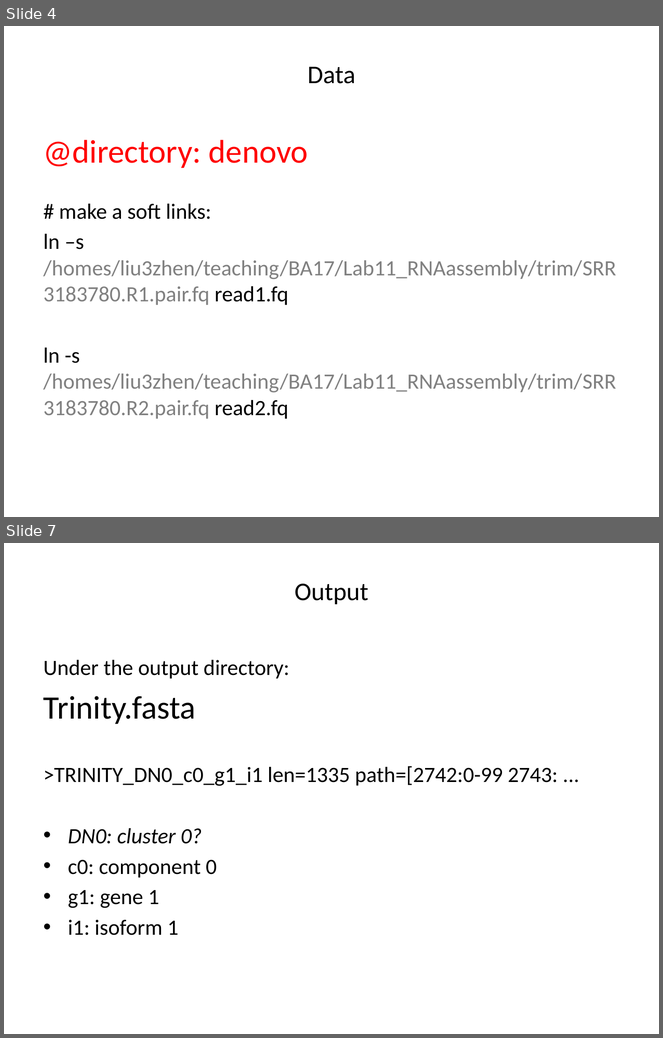
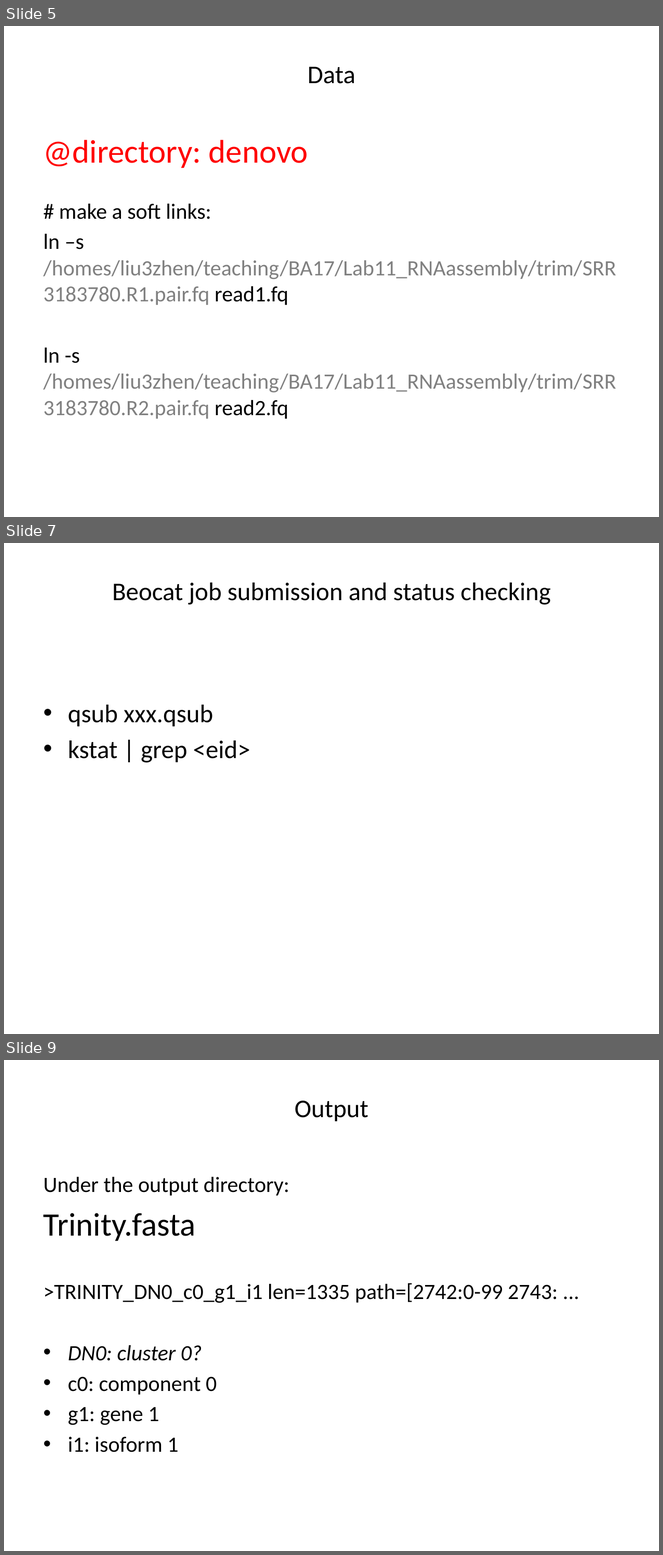
Before and after one commit to ravinpoudel/PLPTH813Bioinformatics, a slide deck: labs/lab11_RNA-Seq.pptx. Shown one above the other, each under a label of ours: slides 4 and 7 before the commit, slides 5, 7 and 9 after it; the slides between them are not shown. The pictures are 663x1038 and 663x1555 pixels, drawn with LibreOffice and Linux fonts; fonts in the diff are those of the drawing. Boxes give left, top, right and bottom in pixels: in the first picture for what was removed or moved away, otherwise in the second. Text is boxed around its words. In the diff, an @@ line names an element or a change of style, - is before the commit and + after.

```diff
--- a/labs/lab11_RNA-Seq.pptx
+++ b/labs/lab11_RNA-Seq.pptx
@@ slide 7 added at bbox=[4, 543, 659, 1034], background #FFFFFF @@
@@ title added at bbox=[112, 583, 551, 605], 28 pt, text #000000 @@
+Beocat job submission and status checking
@@ text added at bbox=[68, 705, 250, 763], 28 pt, text #000000 @@
+• qsub xxx.qsub
+• kstat | grep <eid>
@@ what was slide 4 is now slide 5 @@
@@ what was slide 7 is now slide 9 @@
```
Also in this commit, not shown: 3 slides changed.
